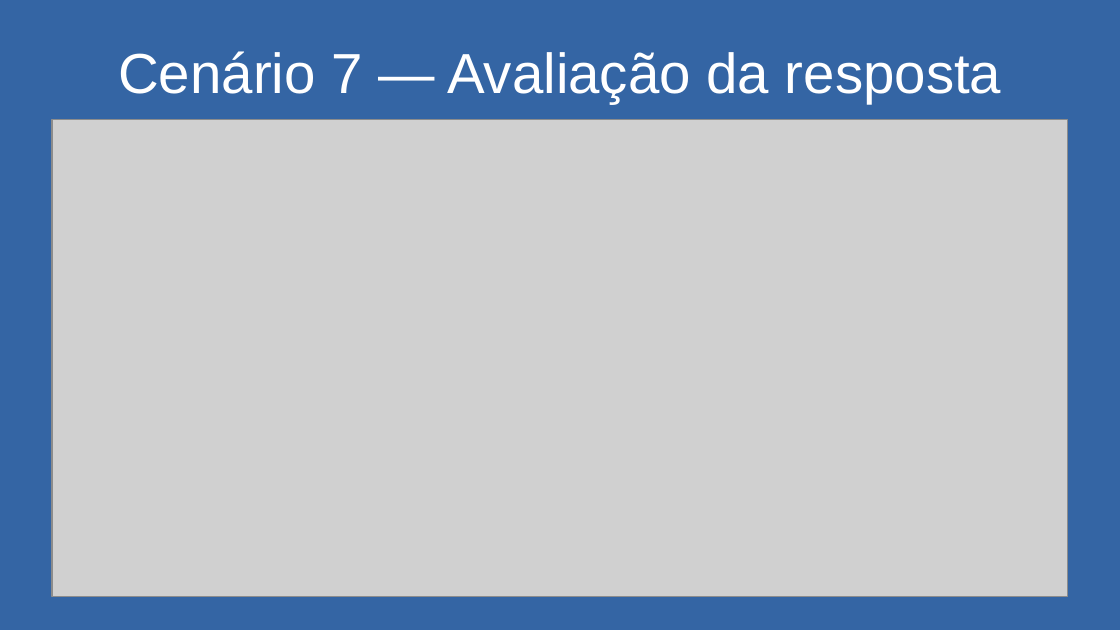
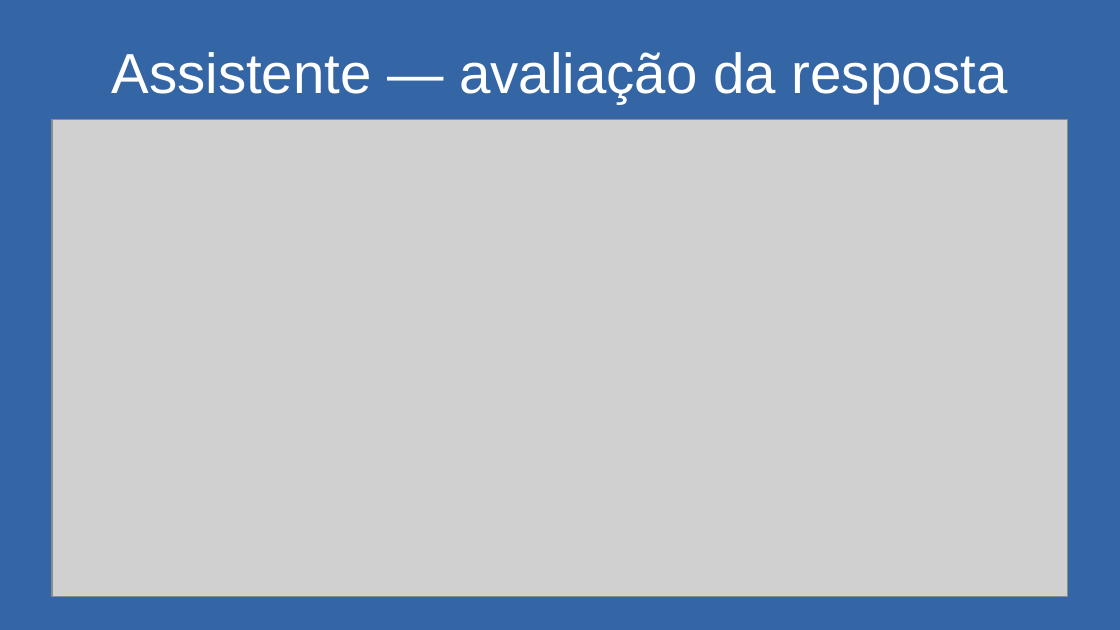
Before and after one commit to matheuskkg/les, a slide deck: slide 62 of docs/entregas/pptxs/24-11/24-11.pptx (slide 53 before the commit). Drawn at 1120x630 pixels with LibreOffice and Linux fonts; fonts in the diff are those of the drawing; grey boxes stand for pictures. Boxes give left, top, right and bottom in pixels: in the first picture for what was removed or moved away, otherwise in the second. Text is boxed around its words. In the diff, an @@ line names an element or a change of style, - is before the commit and + after.

```diff
--- a/docs/entregas/pptxs/24-11/24-11.pptx
+++ b/docs/entregas/pptxs/24-11/24-11.pptx
@@ text at [112,52,1008,104]: text changed @@
-Cenário 7 — Avaliação da resposta
+Assistente — avaliação da resposta
```
Also in this commit, not shown: 11 other slides changed, 12 slides added, 4 slides removed.
